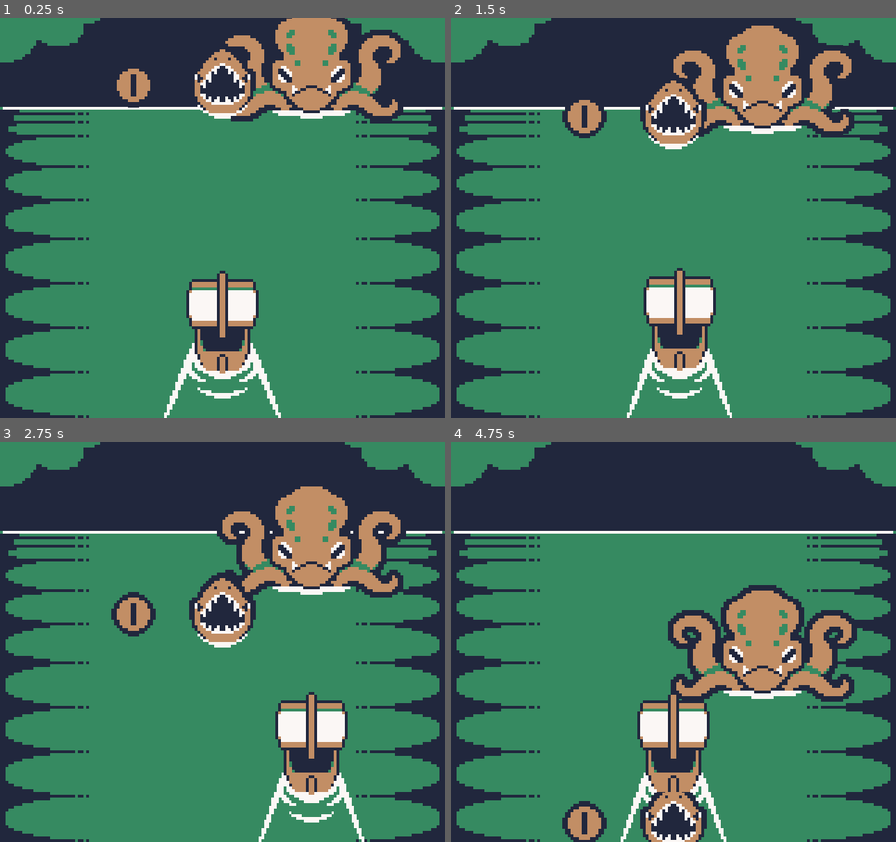
Above: before the commit, frames 1-4 (two rows, left to right).
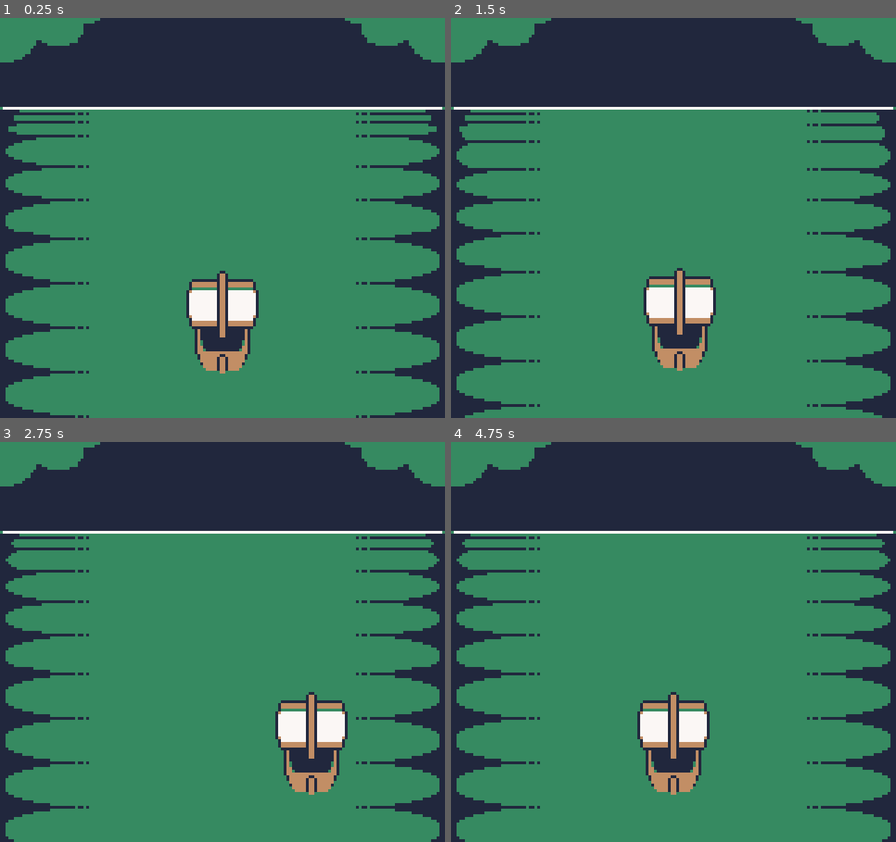
Above: after the commit, the same moments.

Repository: dr4ghs/GBJAM14
Game: Godot game, scene res://Scenes/play_scene.tscn
Same seed, same stepped clock (60 frames per second), same inputs: the game is played once before the commit and once after it. This scene is started directly instead of the project's main scene.
Inputs:
- Up to frame 1 (0.25 s): no input
- Up to frame 2 (1.5 s): hold Right (steer_right) 0.53-1.28 s; hold Left (steer_left) from 1.28 s (still down)
- Up to frame 3 (2.75 s): release Left (steer_left) at 2.03 s; hold Right (steer_right) from 2.03 s (still down)
- Up to frame 4 (4.75 s): release Right (steer_right) at 3.53 s; hold Left (steer_left) from 3.53 s (still down)

The runs differ from the first frame. In frame 1, 8.4% of the frame differs, in the area x 26-91%, y 0-100%; in frame 2, 16%; in frame 3, 20%; in frame 4, 20%, in the area x 1-99%, y 25-100%.
Error after the commit: Invalid access to property or key 'gold' on a base object of type 'null instance'. (res://Scripts/background.gd:8)

Commit message:
Improvements on obstacles and animations
Warning sign anim added

Improved play scene background

Diff:
--- a/Scenes/Prefabs/Ship.tscn
+++ b/Scenes/Prefabs/Ship.tscn
@@ -5,7 +5,7 @@
 [ext_resource type="Texture2D" uid="uid://isotmmuukf6g" path="res://Assets/Sprites/ship.png" id="3_1mfrw"]
 
 [sub_resource type="RectangleShape2D" id="RectangleShape2D_ipgva"]
-size = Vector2(16, 32)
+size = Vector2(16, 24)
 
 [sub_resource type="Animation" id="Animation_j1m55"]
 length = 0.001
@@ -84,7 +84,7 @@
 
 [node name="CollisionBox" type="CollisionShape2D" parent="." unique_id=517526533]
 z_index = 10
-position = Vector2(0, -16)
+position = Vector2(0, -12)
 shape = SubResource("RectangleShape2D_ipgva")
 
 [node name="AnimationPlayer" type="AnimationPlayer" parent="." unique_id=1052537526]
--- a/Scenes/Prefabs/coin.tscn
+++ b/Scenes/Prefabs/coin.tscn
@@ -6,15 +6,61 @@
 [sub_resource type="RectangleShape2D" id="RectangleShape2D_ipgva"]
 size = Vector2(16, 16)
 
+[sub_resource type="Animation" id="Animation_nsvvg"]
+length = 0.001
+tracks/0/type = "value"
+tracks/0/imported = false
+tracks/0/enabled = true
+tracks/0/path = NodePath("Graphics:region_rect:position:x")
+tracks/0/interp = 1
+tracks/0/loop_wrap = true
+tracks/0/keys = {
+"times": PackedFloat32Array(0),
+"transitions": PackedFloat32Array(1),
+"update": 1,
+"values": [0.0]
+}
+
+[sub_resource type="Animation" id="Animation_mmtjo"]
+resource_name = "idle"
+length = 0.8
+loop_mode = 1
+tracks/0/type = "value"
+tracks/0/imported = false
+tracks/0/enabled = true
+tracks/0/path = NodePath("Graphics:region_rect:position:x")
+tracks/0/interp = 1
+tracks/0/loop_wrap = true
+tracks/0/keys = {
+"times": PackedFloat32Array(0, 0.2, 0.4, 0.6),
+"transitions": PackedFloat32Array(1, 1, 1, 1),
+"update": 1,
+"values": [0.0, 16.0, 32.0, 16.0]
+}
+
+[sub_resource type="AnimationLibrary" id="AnimationLibrary_f8ghi"]
+_data = {
+&"RESET": SubResource("Animation_nsvvg"),
+&"idle": SubResource("Animation_mmtjo")
+}
+
 [node name="Coin" type="Area2D" unique_id=1379323098]
 script = ExtResource("1_wpps8")
+is_gold = true
+_gold = 1
 
 [node name="Graphics" type="Sprite2D" parent="." unique_id=1572700646]
 position = Vector2(0, -8)
 texture = ExtResource("2_nsvvg")
+region_enabled = true
+region_rect = Rect2(0, 0, 16, 16)
 
 [node name="CollisionShape2D" type="CollisionShape2D" parent="." unique_id=214073722]
 position = Vector2(0, -8)
 shape = SubResource("RectangleShape2D_ipgva")
 
+[node name="AnimationPlayer" type="AnimationPlayer" parent="." unique_id=530355099]
+libraries/ = SubResource("AnimationLibrary_f8ghi")
+autoplay = &"idle"
+
 [connection signal="area_entered" from="." to="." method="_on_area_entered"]
--- a/Scenes/Prefabs/kraken.tscn
+++ b/Scenes/Prefabs/kraken.tscn
@@ -8,6 +8,8 @@
 
 [node name="Kraken" type="Area2D" unique_id=689600885]
 script = ExtResource("1_63b2a")
+is_damaging = true
+_damage = 1
 
 [node name="Graphics" type="Sprite2D" parent="." unique_id=273979772]
 position = Vector2(0, -16)
--- a/Scenes/Prefabs/shark.tscn
+++ b/Scenes/Prefabs/shark.tscn
@@ -8,6 +8,8 @@
 
 [node name="Shark" type="Area2D" unique_id=722612719]
 script = ExtResource("1_vsvoj")
+is_damaging = true
+_damage = 1
 
 [node name="Graphics" type="Sprite2D" parent="." unique_id=1626556249]
 position = Vector2(0, -12)
--- a/Scenes/play_scene.tscn
+++ b/Scenes/play_scene.tscn
@@ -1,39 +1,79 @@
 [gd_scene format=3 uid="uid://ciqdjthet6xcq"]
 
-[ext_resource type="Script" uid="uid://dqmk7jsj40thu" path="res://Scripts/play_scene_manager.gd" id="1_p805a"]
+[ext_resource type="Script" uid="uid://d2vkre6j4fohq" path="res://Scripts/game_state_manager.gd" id="1_p805a"]
+[ext_resource type="Script" uid="uid://do1y72rfs57e" path="res://Scripts/background.gd" id="2_5lpdq"]
 [ext_resource type="Texture2D" uid="uid://nde2ijd35xup" path="res://Assets/Sprites/background.png" id="2_s0nau"]
-[ext_resource type="PackedScene" uid="uid://dq2aao1qyvqxu" path="res://Scenes/Prefabs/kraken.tscn" id="4_s0nau"]
+[ext_resource type="Texture2D" uid="uid://wg1o865y3xtj" path="res://Assets/Sprites/water.png" id="4_j1m55"]
 [ext_resource type="PackedScene" uid="uid://bqp43oasmei58" path="res://Scenes/Prefabs/Ship.tscn" id="5_616no"]
-[ext_resource type="PackedScene" uid="uid://b2y082tgh8xdm" path="res://Scenes/Prefabs/shark.tscn" id="5_p805a"]
-[ext_resource type="PackedScene" uid="uid://c6p521cmwxr8i" path="res://Scenes/Prefabs/coin.tscn" id="6_p805a"]
+
+[sub_resource type="Animation" id="Animation_blhi5"]
+length = 0.001
+tracks/0/type = "value"
+tracks/0/imported = false
+tracks/0/enabled = true
+tracks/0/path = NodePath("Water:region_rect:position:x")
+tracks/0/interp = 1
+tracks/0/loop_wrap = true
+tracks/0/keys = {
+"times": PackedFloat32Array(0),
+"transitions": PackedFloat32Array(1),
+"update": 1,
+"values": [0.0]
+}
+
+[sub_resource type="Animation" id="Animation_knw1p"]
+resource_name = "default"
+length = 2.0
+loop_mode = 1
+tracks/0/type = "value"
+tracks/0/imported = false
+tracks/0/enabled = true
+tracks/0/path = NodePath("Water:region_rect:position:x")
+tracks/0/interp = 1
+tracks/0/loop_wrap = true
+tracks/0/keys = {
+"times": PackedFloat32Array(0, 0.5, 1, 1.5),
+"transitions": PackedFloat32Array(1, 1, 1, 1),
+"update": 1,
+"values": [0.0, 160.0, 320.0, 480.0]
+}
+
+[sub_resource type="AnimationLibrary" id="AnimationLibrary_ivbpn"]
+_data = {
+&"RESET": SubResource("Animation_blhi5"),
+&"default": SubResource("Animation_knw1p")
+}
 
 [node name="PlayScene" type="Node2D" unique_id=458439781]
+
+[node name="GameState" type="Node2D" parent="." unique_id=1420079834]
+unique_name_in_owner = true
 script = ExtResource("1_p805a")
 
 [node name="Canvas Layer" type="CanvasLayer" parent="." unique_id=327212048]
 follow_viewport_enabled = true
 
+[node name="Background" type="Node2D" parent="." unique_id=119347257]
+script = ExtResource("2_5lpdq")
+
+[node name="Sky" type="Sprite2D" parent="Background" unique_id=404584978]
+z_index = -10
+position = Vector2(80, 72)
+texture = ExtResource("2_s0nau")
+
+[node name="Water" type="Sprite2D" parent="Background" unique_id=266602801]
+position = Vector2(80, 88)
+texture = ExtResource("4_j1m55")
+region_enabled = true
+region_rect = Rect2(0, 0, 160, 112)
+
+[node name="AnimationPlayer" type="AnimationPlayer" parent="Background" unique_id=2113695187]
+libraries/ = SubResource("AnimationLibrary_ivbpn")
+autoplay = &"default"
+
 [node name="Camera2D" type="Camera2D" parent="." unique_id=1155018366]
 position = Vector2(80, 72)
 zoom = Vector2(4, 4)
 
-[node name="Water" type="Sprite2D" parent="." unique_id=404584978]
-z_index = -10
-position = Vector2(80, 72)
-texture = ExtResource("2_s0nau")
-
-[node name="Kraken" parent="." unique_id=689600885 instance=ExtResource("4_s0nau")]
-position = Vector2(112, 32)
-base_speed = 5.0
-
 [node name="Ship" parent="." unique_id=154425032 instance=ExtResource("5_616no")]
-unique_name_in_owner = true
 position = Vector2(80, 128)
-
-[node name="Shark" parent="." unique_id=722612719 instance=ExtResource("5_p805a")]
-position = Vector2(80, 32)
-base_speed = 10.0
-
-[node name="Coin" parent="." unique_id=1379323098 instance=ExtResource("6_p805a")]
-position = Vector2(48, 32)
-base_speed = 10.0
--- /dev/null
+++ b/Scenes/warning.tscn
@@ -0,0 +1,52 @@
+[gd_scene format=3 uid="uid://csappxjrdsul1"]
+
+[ext_resource type="Texture2D" uid="uid://bvbuyaxwevucn" path="res://Assets/Sprites/warning.png" id="1_osvl0"]
+
+[sub_resource type="Animation" id="Animation_k7nv6"]
+length = 0.001
+tracks/0/type = "value"
+tracks/0/imported = false
+tracks/0/enabled = true
+tracks/0/path = NodePath("Graphics:region_rect:position:x")
+tracks/0/interp = 1
+tracks/0/loop_wrap = true
+tracks/0/keys = {
+"times": PackedFloat32Array(0),
+"transitions": PackedFloat32Array(1),
+"update": 1,
+"values": [0.0]
+}
+
+[sub_resource type="Animation" id="Animation_hme1k"]
+resource_name = "default"
+length = 0.39999999999999997
+loop_mode = 1
+tracks/0/type = "value"
+tracks/0/imported = false
+tracks/0/enabled = true
+tracks/0/path = NodePath("Graphics:region_rect:position:x")
+tracks/0/interp = 1
+tracks/0/loop_wrap = true
+tracks/0/keys = {
+"times": PackedFloat32Array(0, 0.2),
+"transitions": PackedFloat32Array(1, 1),
+"update": 1,
+"values": [0.0, 16.0]
+}
+
+[sub_resource type="AnimationLibrary" id="AnimationLibrary_ynpur"]
+_data = {
+&"RESET": SubResource("Animation_k7nv6"),
+&"default": SubResource("Animation_hme1k")
+}
+
+[node name="Warning" type="Node2D" unique_id=1400125914]
+
+[node name="Graphics" type="Sprite2D" parent="." unique_id=2078833704]
+texture = ExtResource("1_osvl0")
+region_enabled = true
+region_rect = Rect2(0, 0, 16, 16)
+
+[node name="AnimationPlayer" type="AnimationPlayer" parent="." unique_id=1114527345]
+libraries/ = SubResource("AnimationLibrary_ynpur")
+autoplay = &"default"
--- a/Scripts/Obstacles/coin.gd
+++ b/Scripts/Obstacles/coin.gd
@@ -1,11 +1,4 @@
 class_name CoinObstacle extends Obstacle
-
-func damage() -> int:
-	return 0;
-
-func gold() -> int:
-	return 1;
-
 
 func _on_area_entered(area: Area2D) -> void:
 	self.queue_free();
--- a/Scripts/Obstacles/kraken_obstacle.gd
+++ b/Scripts/Obstacles/kraken_obstacle.gd
@@ -1,7 +1 @@
 class_name KrakenObstacle extends Obstacle
-
-func damage() -> int:
-	return 2;
-
-func gold() -> int:
-	return 0;
--- a/Scripts/Obstacles/obstacle.gd
+++ b/Scripts/Obstacles/obstacle.gd
@@ -4,6 +4,12 @@
 
 @export var base_speed: float;
 @export var distance: float;
+
+@export var is_damaging: bool;
+@export var _damage: int;
+
+@export var is_gold: bool;
+@export var _gold: int;
 
 @onready var player: Player = %Ship;
 
@@ -17,5 +23,12 @@
 	if distance < 100: distance += speed;
 	position.y += distance * delta;
 
-@abstract func damage() -> int;
-@abstract func gold() -> int;
+func damage() -> int:
+	if is_damaging: return _damage;
+
+	return 0;
+
+func gold() -> int:
+	if is_gold: return _gold;
+
+	return 0;
--- a/Scripts/Obstacles/shark_obstacle.gd
+++ b/Scripts/Obstacles/shark_obstacle.gd
@@ -1,7 +1 @@
 class_name SharkObstacle extends Obstacle
-
-func damage() -> int:
-	return 1;
-
-func gold() -> int:
-	return 0;
--- /dev/null
+++ b/Scripts/background.gd
@@ -0,0 +1,8 @@
+class_name Background
+extends Node2D
+
+@onready var player: Player = %Ship;
+@onready var anim_player: AnimationPlayer = $AnimationPlayer;
+
+func _process(delta: float) -> void:
+	anim_player.speed_scale = 1 + (player.gold / 500)
--- /dev/null
+++ b/Scripts/game_state_manager.gd
@@ -0,0 +1 @@
+class_name GameStateMangar extends Node2D
--- a/Scripts/play_scene_manager.gd
+++ /dev/null
@@ -1,4 +0,0 @@
-class_name PlaySceneManager extends Node2D
-
-var health: int = 3;
-var gold: int = 0;
--- a/Scripts/ship.gd
+++ b/Scripts/ship.gd
@@ -20,5 +20,5 @@
 	animation_player.speed_scale = 1 + (gold / 500)
 
 func _on_area_entered(obstacle: Obstacle) -> void:
-	if obstacle.damage() > 0: print("%d DAMAGE" % obstacle.damage())
-	if obstacle.gold() > 0: print("GOLD +%d" % obstacle.gold())
+	if obstacle.is_damaging: print("%d DAMAGE" % obstacle.damage())
+	if obstacle.is_gold: print("GOLD +%d" % obstacle.gold())
Binary file changed: Assets/Sprites/background.png
Binary file changed: Assets/Sprites/coin.png
Binary file added: Assets/Sprites/warning.png
Not shown, added: Assets/Sprites/warning.png.import
Binary file added: Assets/Sprites/water.png
Not shown, added: Assets/Sprites/water.png.import
Not shown, added: Scripts/background.gd.uid
Not shown, added: Scripts/game_state_manager.gd.uid
Not shown, removed: Scripts/play_scene_manager.gd.uid
